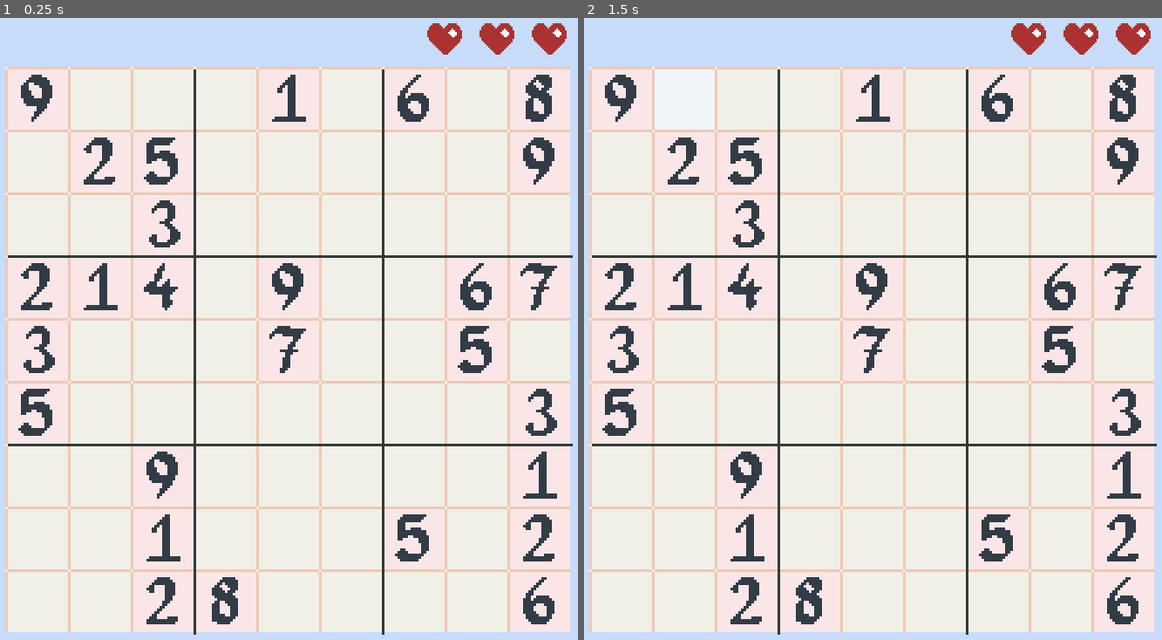
Above: before the commit, frames 1-2 (left to right).
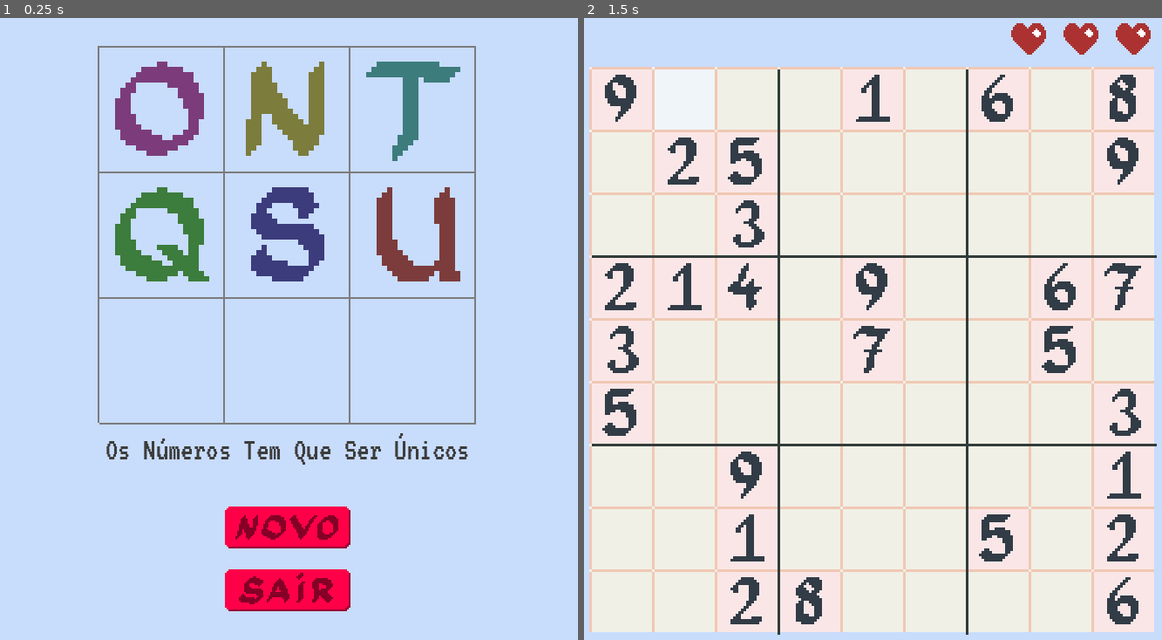
Above: after the commit, the same moments.

Repository: sleiph/sudoku
Game: Godot game, scene res://cenas/jogo1.tscn
The game is run twice, just before and just after one commit, with the same random seed, the same clock (stepped at 60 frames per second) and the same inputs.
Inputs (mouse positions are in pixels of both pictures, inside the frame that each line leads up to):
- Up to frame 1 (0.25 s): no input
- Up to frame 2 (1.5 s): click (873, 528) at 0.52 s; click (682, 98) at 1.27 s

The runs differ from the first frame. In frame 1, 90% of the frame differs, in the area x 0-100%, y 0-100%; in frame 2, nothing differs.

Commit message:
adicionando menu

Diff:
--- a/cenas/jogo1.tscn
+++ b/cenas/jogo1.tscn
@@ -6,6 +6,7 @@
 [ext_resource type="Script" path="res://scripts/spriteNodo.gd" id="4_ceqtc"]
 [ext_resource type="Texture2D" uid="uid://cqe7je74ryiun" path="res://sprites/separador.png" id="4_udvno"]
 [ext_resource type="Texture2D" uid="uid://b7jnuyiibfxh" path="res://sprites/vida.png" id="5_mfmiu"]
+[ext_resource type="PackedScene" uid="uid://ctngljvj7uu8l" path="res://cenas/menu.tscn" id="7_m7idt"]
 
 [node name="Node2D" type="Node2D"]
 
@@ -17,6 +18,7 @@
 centered = false
 
 [node name="jogo" type="Node2D" parent="."]
+visible = false
 position = Vector2(24, 96)
 script = ExtResource("2_i5dbl")
 
@@ -360,3 +362,5 @@
 scale = Vector2(2, 3)
 texture = ExtResource("4_udvno")
 centered = false
+
+[node name="menu" parent="." instance=ExtResource("7_m7idt")]
--- /dev/null
+++ b/cenas/menu.tscn
@@ -0,0 +1,194 @@
+[gd_scene load_steps=18 format=3 uid="uid://ctngljvj7uu8l"]
+
+[ext_resource type="Script" path="res://scripts/menu.gd" id="1_nho4d"]
+[ext_resource type="Texture2D" uid="uid://cmjymnrwgoiss" path="res://sprites/o.png" id="2_bnjfe"]
+[ext_resource type="Texture2D" uid="uid://ip7xwmpheocb" path="res://sprites/n.png" id="3_catpr"]
+[ext_resource type="Texture2D" uid="uid://cvujq42y32ke2" path="res://sprites/t.png" id="4_35ox8"]
+[ext_resource type="Texture2D" uid="uid://byqqkeb7gn3ua" path="res://sprites/q.png" id="5_c3jy6"]
+[ext_resource type="Texture2D" uid="uid://bkd8meim1xkcs" path="res://sprites/s.png" id="6_676n4"]
+[ext_resource type="Texture2D" uid="uid://bqmvv8ae2xqcb" path="res://sprites/u.png" id="7_yfl0a"]
+[ext_resource type="Texture2D" uid="uid://cqe7je74ryiun" path="res://sprites/separador.png" id="8_feblo"]
+[ext_resource type="FontFile" uid="uid://bciglvsydgew6" path="res://fontes/VT323-Regular.ttf" id="9_q4rgk"]
+[ext_resource type="Texture2D" uid="uid://247kdifhsjv3" path="res://sprites/botao2.png" id="10_qbsmg"]
+[ext_resource type="Texture2D" uid="uid://bw6q4jaumi0g0" path="res://sprites/botao3.png" id="11_pcdid"]
+[ext_resource type="Texture2D" uid="uid://cxp0bcdg321e" path="res://sprites/botao8.png" id="12_io86p"]
+[ext_resource type="Texture2D" uid="uid://cxmvccqaml2hq" path="res://sprites/botao6.png" id="13_gaafs"]
+[ext_resource type="Texture2D" uid="uid://dxgeesik1xsos" path="res://sprites/botao1.png" id="14_5aar0"]
+[ext_resource type="Texture2D" uid="uid://gvdtbhl3n8mc" path="res://sprites/botao4.png" id="15_vah7h"]
+[ext_resource type="Texture2D" uid="uid://cdclidew578q0" path="res://sprites/botao7.png" id="16_pthk8"]
+
+[sub_resource type="LabelSettings" id="LabelSettings_rgbte"]
+font = ExtResource("9_q4rgk")
+font_size = 36
+
+[node name="menu" type="Node2D"]
+position = Vector2(24, 72)
+script = ExtResource("1_nho4d")
+
+[node name="titulo" type="Node2D" parent="."]
+modulate = Color(0.486275, 0.486275, 0.486275, 1)
+position = Vector2(108, 0)
+
+[node name="o" type="Sprite2D" parent="titulo"]
+self_modulate = Color(1, 0.486275, 1, 1)
+texture_filter = 1
+scale = Vector2(6, 6)
+texture = ExtResource("2_bnjfe")
+centered = false
+
+[node name="n" type="Sprite2D" parent="titulo"]
+self_modulate = Color(1, 1, 0.486275, 1)
+texture_filter = 1
+position = Vector2(144, 0)
+scale = Vector2(6, 6)
+texture = ExtResource("3_catpr")
+centered = false
+
+[node name="t" type="Sprite2D" parent="titulo"]
+self_modulate = Color(0.486275, 1, 1, 1)
+texture_filter = 1
+position = Vector2(288, 0)
+scale = Vector2(6, 6)
+texture = ExtResource("4_35ox8")
+centered = false
+
+[node name="q" type="Sprite2D" parent="titulo"]
+self_modulate = Color(0.486275, 1, 0.486275, 1)
+texture_filter = 1
+position = Vector2(0, 144)
+scale = Vector2(6, 6)
+texture = ExtResource("5_c3jy6")
+centered = false
+
+[node name="s" type="Sprite2D" parent="titulo"]
+self_modulate = Color(0.486275, 0.486275, 1, 1)
+texture_filter = 1
+position = Vector2(144, 144)
+scale = Vector2(6, 6)
+texture = ExtResource("6_676n4")
+centered = false
+
+[node name="u" type="Sprite2D" parent="titulo"]
+self_modulate = Color(1, 0.486275, 0.486275, 1)
+texture_filter = 1
+position = Vector2(288, 144)
+scale = Vector2(6, 6)
+texture = ExtResource("7_yfl0a")
+centered = false
+
+[node name="Node2D" type="Node2D" parent="titulo"]
+
+[node name="sep1" type="Sprite2D" parent="titulo/Node2D"]
+scale = Vector2(1.333, 2)
+texture = ExtResource("8_feblo")
+centered = false
+
+[node name="sep2" type="Sprite2D" parent="titulo/Node2D"]
+position = Vector2(0, 144)
+scale = Vector2(1.333, 2)
+texture = ExtResource("8_feblo")
+centered = false
+
+[node name="sep3" type="Sprite2D" parent="titulo/Node2D"]
+position = Vector2(0, 288)
+scale = Vector2(1.333, 2)
+texture = ExtResource("8_feblo")
+centered = false
+
+[node name="sep8" type="Sprite2D" parent="titulo/Node2D"]
+position = Vector2(0, 432)
+scale = Vector2(1.333, 2)
+texture = ExtResource("8_feblo")
+centered = false
+
+[node name="sep4" type="Sprite2D" parent="titulo/Node2D"]
+rotation = 1.5708
+scale = Vector2(1.333, 2)
+texture = ExtResource("8_feblo")
+centered = false
+
+[node name="sep5" type="Sprite2D" parent="titulo/Node2D"]
+position = Vector2(144, 0)
+rotation = 1.5708
+scale = Vector2(1.333, 2)
+texture = ExtResource("8_feblo")
+centered = false
+
+[node name="sep6" type="Sprite2D" parent="titulo/Node2D"]
+position = Vector2(288, 0)
+rotation = 1.5708
+scale = Vector2(1.333, 2)
+texture = ExtResource("8_feblo")
+centered = false
+
+[node name="sep7" type="Sprite2D" parent="titulo/Node2D"]
+position = Vector2(432, 0)
+rotation = 1.5708
+scale = Vector2(1.333, 2)
+texture = ExtResource("8_feblo")
+centered = false
+
+[node name="Label" type="Label" parent="titulo"]
+editor_description = "descricao do jogo"
+self_modulate = Color(0.486275, 0.486275, 0.486275, 1)
+custom_minimum_size = Vector2(432, 0)
+offset_top = 338.6
+offset_right = 432.0
+offset_bottom = 481.6
+text = "Os Números Tem Que Ser Únicos"
+label_settings = SubResource("LabelSettings_rgbte")
+horizontal_alignment = 1
+vertical_alignment = 2
+autowrap_mode = 3
+text_direction = 1
+language = "pt_BR"
+
+[node name="botoes" type="Node2D" parent="."]
+position = Vector2(324, 528)
+
+[node name="novo" type="TextureButton" parent="botoes"]
+self_modulate = Color(1, 0, 0.282353, 1)
+texture_filter = 1
+anchors_preset = 5
+anchor_left = 0.5
+anchor_right = 0.5
+offset_left = -72.0
+offset_bottom = 24.0
+grow_horizontal = 2
+scale = Vector2(2, 2)
+tooltip_text = "Novo Jogo"
+focus_neighbor_left = NodePath("../sair")
+focus_neighbor_top = NodePath("../sair")
+focus_neighbor_right = NodePath("../sair")
+focus_neighbor_bottom = NodePath("../sair")
+focus_next = NodePath("../sair")
+focus_previous = NodePath("../sair")
+texture_normal = ExtResource("10_qbsmg")
+texture_pressed = ExtResource("11_pcdid")
+texture_hover = ExtResource("12_io86p")
+texture_disabled = ExtResource("13_gaafs")
+
+[node name="sair" type="TextureButton" parent="botoes"]
+self_modulate = Color(1, 0, 0.282353, 1)
+texture_filter = 1
+anchors_preset = 5
+anchor_left = 0.5
+anchor_right = 0.5
+offset_left = -72.0
+offset_top = 72.0
+offset_bottom = 96.0
+grow_horizontal = 2
+scale = Vector2(2, 2)
+tooltip_text = "Sair do jogo"
+focus_neighbor_left = NodePath("../novo")
+focus_neighbor_top = NodePath("../novo")
+focus_neighbor_right = NodePath("../novo")
+focus_neighbor_bottom = NodePath("../novo")
+focus_next = NodePath("../novo")
+focus_previous = NodePath("../novo")
+texture_normal = ExtResource("14_5aar0")
+texture_pressed = ExtResource("15_vah7h")
+texture_hover = ExtResource("16_pthk8")
+
+[connection signal="pressed" from="botoes/novo" to="." method="_on_novo_pressed"]
+[connection signal="pressed" from="botoes/sair" to="." method="_on_sair_pressed"]
--- a/cenas/palpites.tscn
+++ b/cenas/palpites.tscn
@@ -13,34 +13,35 @@
 [ext_resource type="Texture2D" uid="uid://bhx6q37t8d7ka" path="res://sprites/9.png" id="9_v8leq"]
 
 [node name="palpites" type="Node2D"]
-modulate = Color(0.313726, 0.235294, 0.27451, 1)
+modulate = Color(0.352941, 0.27451, 0.313726, 1)
 script = ExtResource("1_0holr")
 
 [node name="1" type="Sprite2D" parent="."]
-self_modulate = Color(0.27451, 0.313726, 0.392157, 1)
+self_modulate = Color(0.705882, 0.588235, 0.588235, 1)
 texture_filter = 1
+position = Vector2(0, 48)
 texture = ExtResource("1_kml5h")
 centered = false
 script = ExtResource("3_t7jij")
 
 [node name="2" type="Sprite2D" parent="."]
-self_modulate = Color(0.27451, 0.313726, 0.392157, 1)
+self_modulate = Color(0.588235, 0.705882, 0.588235, 1)
 texture_filter = 1
-position = Vector2(24, 0)
+position = Vector2(24, 48)
 texture = ExtResource("2_ywt50")
 centered = false
 script = ExtResource("3_t7jij")
 
 [node name="3" type="Sprite2D" parent="."]
-self_modulate = Color(0.27451, 0.313726, 0.392157, 1)
+self_modulate = Color(0.588235, 0.588235, 0.705882, 1)
 texture_filter = 1
-position = Vector2(48, 0)
+position = Vector2(48, 48)
 texture = ExtResource("3_qxmxn")
 centered = false
 script = ExtResource("3_t7jij")
 
 [node name="4" type="Sprite2D" parent="."]
-self_modulate = Color(0.27451, 0.313726, 0.392157, 1)
+self_modulate = Color(0.470588, 0.588235, 0.588235, 1)
 texture_filter = 1
 position = Vector2(0, 24)
 texture = ExtResource("4_8otva")
@@ -48,7 +49,7 @@
 script = ExtResource("3_t7jij")
 
 [node name="5" type="Sprite2D" parent="."]
-self_modulate = Color(0.27451, 0.313726, 0.392157, 1)
+self_modulate = Color(0.588235, 0.470588, 0.588235, 1)
 texture_filter = 1
 position = Vector2(24, 24)
 texture = ExtResource("5_hcmur")
@@ -56,7 +57,7 @@
 script = ExtResource("3_t7jij")
 
 [node name="6" type="Sprite2D" parent="."]
-self_modulate = Color(0.27451, 0.313726, 0.392157, 1)
+self_modulate = Color(0.588235, 0.588235, 0.470588, 1)
 texture_filter = 1
 position = Vector2(48, 24)
 texture = ExtResource("6_tlqah")
@@ -64,25 +65,24 @@
 script = ExtResource("3_t7jij")
 
 [node name="7" type="Sprite2D" parent="."]
-self_modulate = Color(0.27451, 0.313726, 0.392157, 1)
+self_modulate = Color(0.588235, 0.470588, 0.470588, 1)
 texture_filter = 1
-position = Vector2(0, 48)
 texture = ExtResource("7_aj1cg")
 centered = false
 script = ExtResource("3_t7jij")
 
 [node name="8" type="Sprite2D" parent="."]
-self_modulate = Color(0.27451, 0.313726, 0.392157, 1)
+self_modulate = Color(0.470588, 0.588235, 0.470588, 1)
 texture_filter = 1
-position = Vector2(24, 48)
+position = Vector2(24, 0)
 texture = ExtResource("8_q63yt")
 centered = false
 script = ExtResource("3_t7jij")
 
 [node name="9" type="Sprite2D" parent="."]
-self_modulate = Color(0.27451, 0.313726, 0.392157, 1)
+self_modulate = Color(0.470588, 0.470588, 0.588235, 1)
 texture_filter = 1
-position = Vector2(48, 48)
+position = Vector2(48, 0)
 texture = ExtResource("9_v8leq")
 centered = false
 script = ExtResource("3_t7jij")
--- a/scripts/jogo.gd
+++ b/scripts/jogo.gd
@@ -1,9 +1,12 @@
 extends Node
 
+
+@onready var menu_node: Node = get_node("../menu")
 
 @onready var nodos_path: String = "Linha%s/Node2D%s%s"
 
 @onready var vidas: Array[Node] = [get_node("vidas/1"), get_node("vidas/2"), get_node("vidas/3")]
+
 var linhas: Array[Array]
 var visibilidade: Array[Array]
 var n: int = 0
@@ -12,12 +15,12 @@
 
 # Called when the node enters the scene tree for the first time.
 func _ready() -> void:
-	comeca_jogo()
+	pass
 
-func comeca_jogo() -> void:
+func comeca_jogo(tamanho: int, faltantes: int) -> void:
 	inicia_arrays()
 	carrega_vidas()
-	inicia_tabuleiro(9, 54)
+	inicia_tabuleiro(tamanho, faltantes)
 	popula_nodos()
 
 func inicia_arrays() -> void:
@@ -191,4 +194,4 @@
 		game_over()
 
 func game_over() -> void:
-	comeca_jogo()
+	menu_node.esconde_jogo()
--- /dev/null
+++ b/scripts/menu.gd
@@ -0,0 +1,29 @@
+extends Node
+
+
+@onready var jogo_node: Node = get_node("../jogo")
+
+# Called when the node enters the scene tree for the first time.
+func _ready() -> void:
+	pass # Replace with function body.
+
+
+# Called every frame. 'delta' is the elapsed time since the previous frame.
+func _process(delta: float) -> void:
+	pass
+
+
+func _on_novo_pressed() -> void:
+	jogo_node.comeca_jogo(9, 54)
+	exibe_jogo()
+
+func _on_sair_pressed() -> void:
+	get_tree().quit()
+
+func exibe_jogo() -> void:
+	self.visible = false
+	jogo_node.visible = true
+
+func esconde_jogo() -> void:
+	jogo_node.visible = false
+	self.visible = true
Not shown: 1 places in cenas/jogo1.tscn that only renumber resources
Not shown, added: fontes/OFL.txt
Binary file added: fontes/VT323-Regular.ttf
Binary file added: sprites/botao.aseprite
Binary file added: sprites/botao1.png
Binary file added: sprites/botao2.png
Binary file added: sprites/botao3.png
Binary file added: sprites/botao4.png
Binary file added: sprites/botao5.png
Binary file added: sprites/botao6.png
Binary file added: sprites/botao7.png
Binary file added: sprites/botao8.png
(and 8 more such lines)
